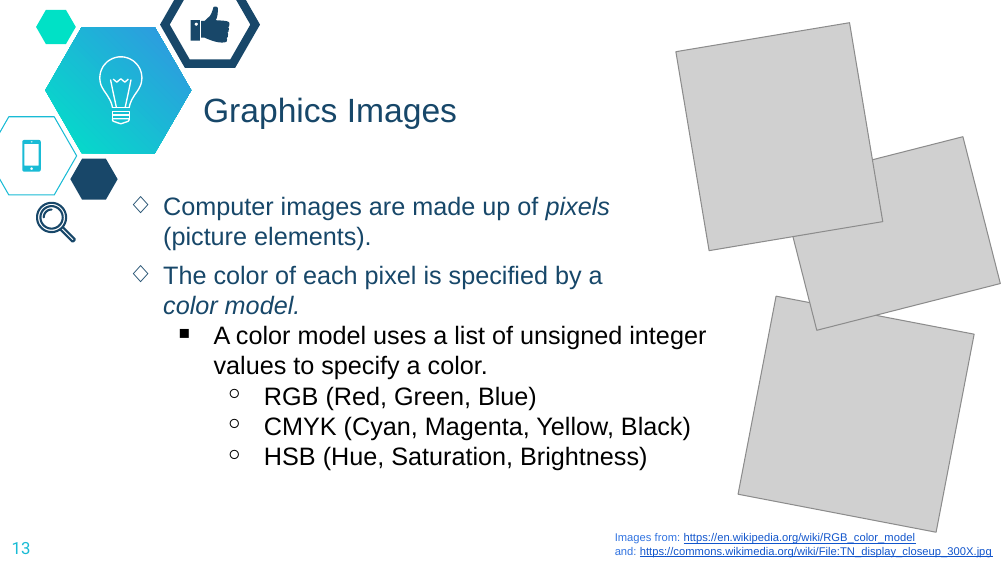
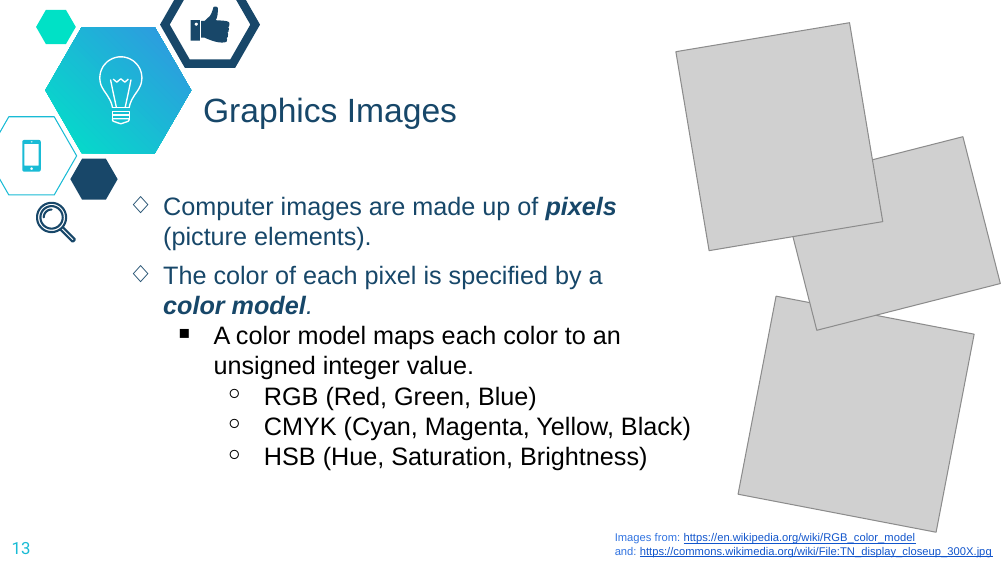
Before and after one commit to dickinson-comp256/COMP256, a slide deck: slide 13 of docs/materials/02-DataAbstractions/DA2-S-NonNumericData.pptx. Drawn at 1008x567 pixels with LibreOffice and Linux fonts; fonts in the diff are those of the drawing; grey boxes stand for pictures; background and template pictures are left out. Boxes give left, top, right and bottom in pixels: in the first picture for what was removed or moved away, otherwise in the second. Text is boxed around its words. In the diff, an @@ line names an element or a change of style, - is before the commit and + after.

```diff
--- a/docs/materials/02-DataAbstractions/DA2-S-NonNumericData.pptx
+++ b/docs/materials/02-DataAbstractions/DA2-S-NonNumericData.pptx
@@ text at bbox=[163, 196, 617, 315]: bold on in "pixels", "color model." @@
@@ text at bbox=[214, 325, 621, 380]: text changed @@
-  ￭ A color model uses a list of unsigned integer values to specify a color.
+  ￭ A color model maps each color to an unsigned integer value.
```
Also in this commit, not shown: 2 other slides changed.
